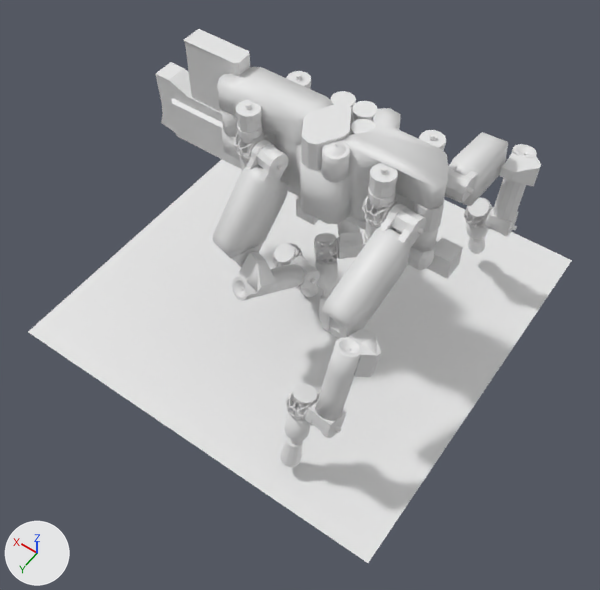
One commit to the Blender file Documents/ground_walker_sidewalk.blend: the scene before it, then after it.
The view is the same before and after, from a camera (50 mm lens) standing at (-20.1, 29.2, 36.3) and looking at (-2.0, 3.9, -3.6). Lighting does not change. The marker at lower left points along +X, +Y and +Z.

In view in the first picture: 'Gun', 'Parachute', 'Plane', 'center', 'lowarm003', 'lowarm004', 'lowarm01', 'lowleg002', 'lowleg004', 'uparm003', 'uparm004', 'upleg003', 'upleg004', 'upleg01'.
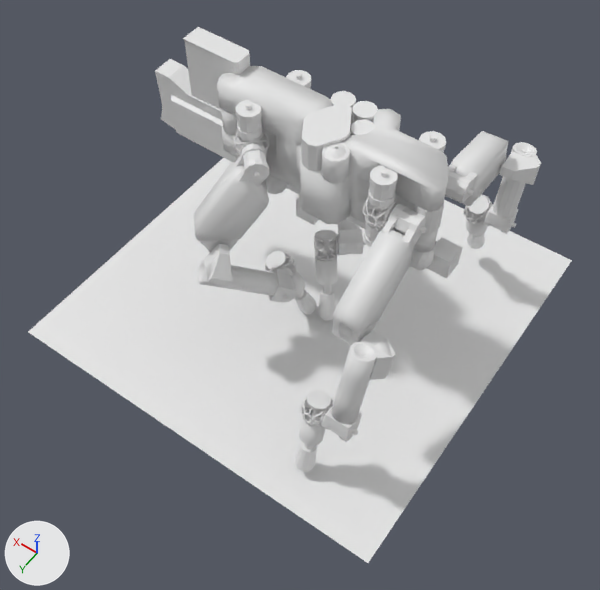
Diff of the bpy script that builds the scene:
```diff
--- a/Documents/ground_walker_sidewalk.blend.py
+++ b/Documents/ground_walker_sidewalk.blend.py
@@ ob_center @@
 ob_center.location = (-81.56, -9.332, 214.6)
+ob_center.rotation_euler = (-0.0217, -0.0168, 0.0)  # degrees (-1.2, -1, 0)
@@ ob_uparm004 @@
 ob_uparm004.location = (-156.6, 80.81, 7.751)
-ob_uparm004.rotation_euler = (0.0, 0.0, 1.46)  # degrees (0, 0, 84)
+ob_uparm004.rotation_euler = (0.0, 0.0, 1.572)  # degrees (0, 0, 90)
@@ ob_uparm003 @@
 ob_uparm003.location = (173.9, 80.81, 7.939)
-ob_uparm003.rotation_euler = (0.0, 0.0, 1.314)  # degrees (0, 0, 75)
+ob_uparm003.rotation_euler = (0.0, 0.0, 0.763)  # degrees (0, 0, 44)
```

Where the change shows, as pixel boxes (x1, y1, x2, y2) in the pictures (600 x 590 px):
'center', turned
    before: (217, 67, 449, 270)
    after: (217, 66, 448, 270)
'lowarm003', turned
    before: (212, 140, 289, 267)
    after: (194, 143, 269, 252)
'Gun', turned
    before: (156, 29, 366, 230)
    after: (155, 27, 366, 229)
'lowarm004', turned
    before: (322, 203, 427, 339)
    after: (332, 203, 427, 345)
'upleg004', turned
    before: (305, 328, 381, 439)
    after: (321, 330, 396, 442)
'upleg003', turned
    before: (232, 252, 320, 301)
    after: (197, 244, 296, 303)
'lowleg004', turned
    before: (280, 384, 319, 467)
    after: (295, 389, 333, 472)
'lowarm01', turned
    before: (445, 132, 508, 206)
    after: (445, 131, 508, 206)
'upleg01', turned
    before: (484, 144, 541, 237)
    after: (484, 142, 541, 234)
'Parachute', turned
    before: (301, 103, 352, 170)
    after: (301, 103, 352, 171)
'lowleg002', turned
    before: (314, 233, 338, 323)
    after: (314, 230, 338, 321)
'lowleg003', turned
    before: (273, 243, 318, 298)
    after: (265, 251, 317, 315)
'lowleg01', turned
    before: (464, 198, 493, 254)
    after: (463, 194, 492, 249)
'emitfire', turned
    before: (427, 237, 463, 279)
    after: (427, 237, 462, 279)
'upleg002', turned
    before: (337, 220, 365, 259)
    after: (336, 219, 366, 256)
'uparm004', turned
    before: (362, 196, 398, 227)
    after: (362, 197, 398, 229)
'uparm003', turned
    before: (234, 129, 269, 162)
    after: (234, 129, 269, 156)
